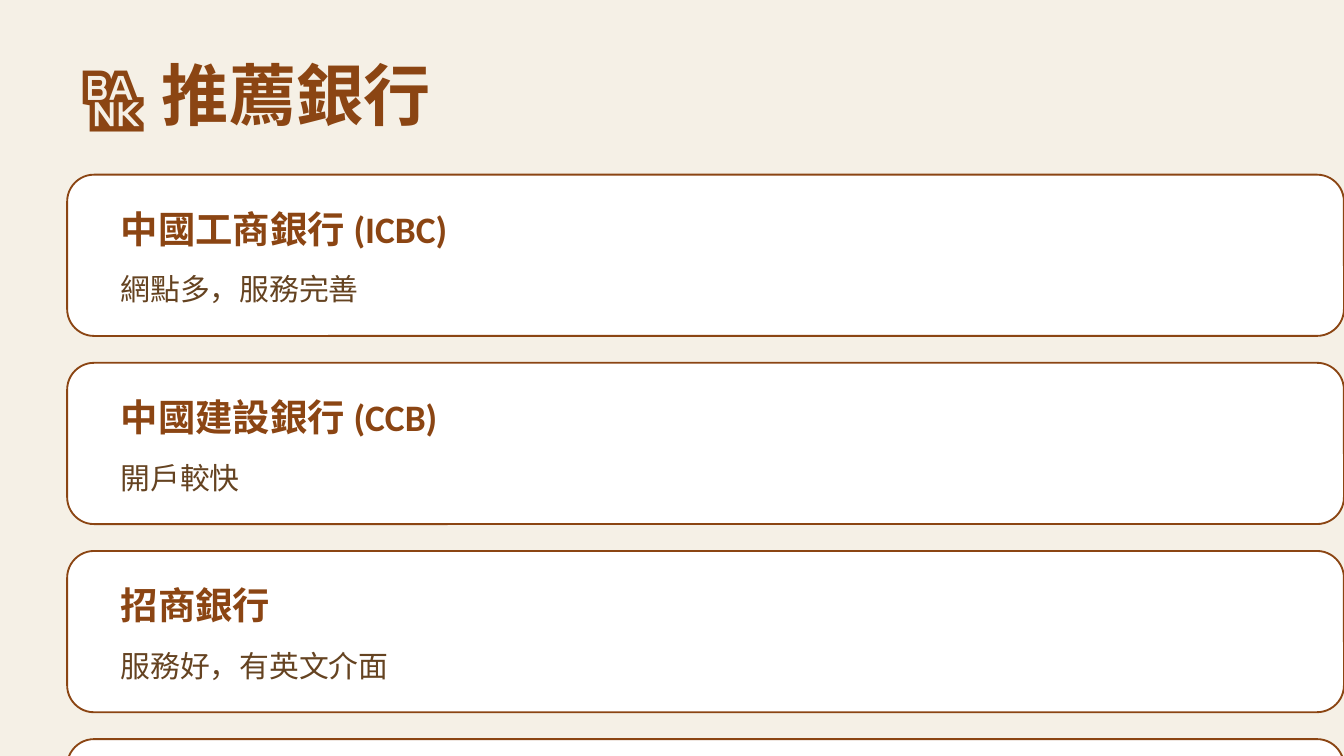
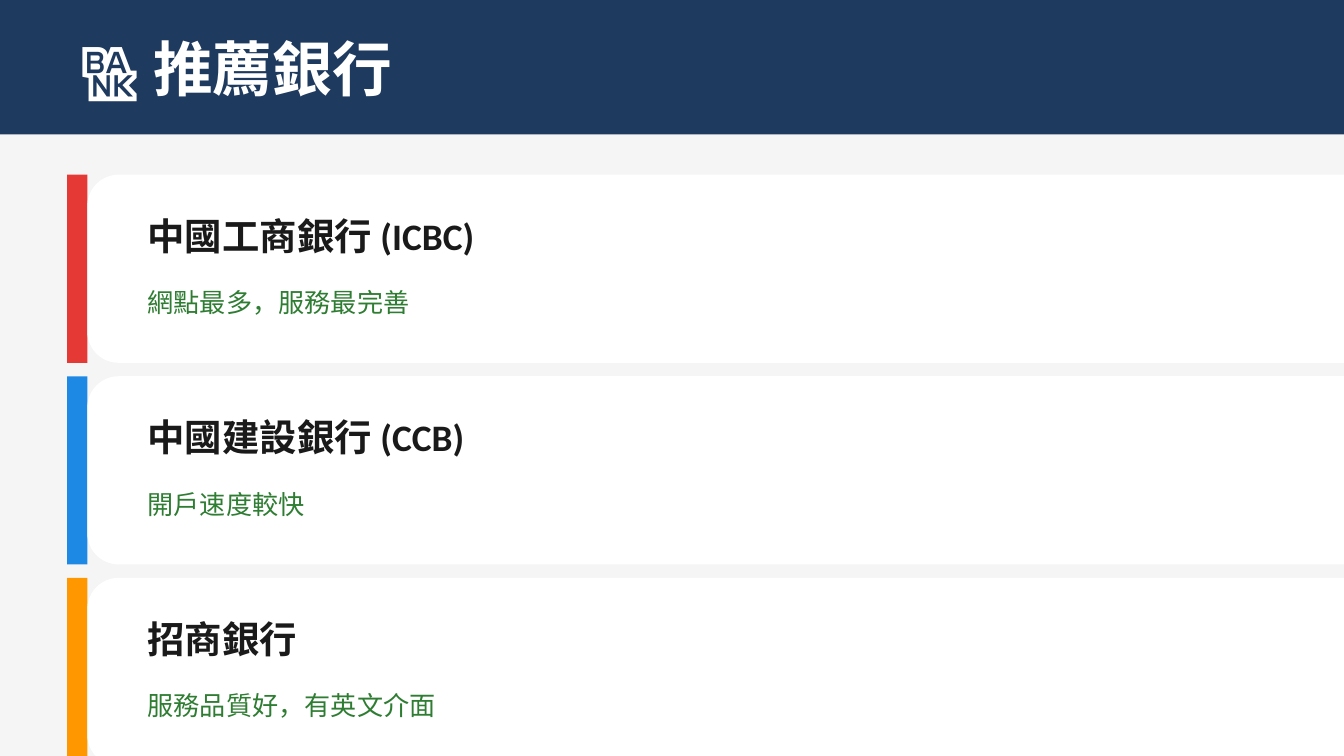
Before and after one commit to terryyehai/hongloumeng-reader, a slide deck: slide 3 of bank-account-guide.pptx. Drawn at 1344x756 pixels with LibreOffice and Linux fonts; fonts in the diff are those of the drawing. Boxes give left, top, right and bottom in pixels: in the first picture for what was removed or moved away, otherwise in the second. Text is boxed around its words. In the diff, an @@ line names an element or a change of style, - is before the commit and + after.

```diff
--- a/bank-account-guide.pptx
+++ b/bank-account-guide.pptx
@@ background #F5F0E6 to #F5F5F5 @@
@@ rectangle added at [0, 0, 1344, 134], fill #1E3A5F @@
@@ text "🏦 推薦銀行": place and size @@
-text "🏦 推薦銀行" at [162, 63, 431, 126]
+text "🏦 推薦銀行" at [153, 40, 392, 97]
@@ text "🏦 推薦銀行" at [153, 40, 392, 97]: size 36 to 32 pt, text colour #8B4513 to #FFFFFF @@
@@ rectangle added at [67, 175, 87, 363], fill #E53935 @@
@@ rounded rectangle at [87, 175, 1344, 363]: outline #8B4513 1 pt to none @@
@@ rounded rectangle: place and size @@
-rounded rectangle at [67, 175, 1344, 336]
+rounded rectangle at [87, 175, 1344, 363]
@@ text "中國工商銀行 (ICBC)": place and size @@
-text "中國工商銀行 (ICBC)" at [121, 211, 448, 249]
+text "中國工商銀行 (ICBC)" at [148, 218, 474, 256]
@@ text at [148, 290, 410, 315]: text changed; size 16 to 14 pt; text colour #654321 to #2E7D32 @@
-網點多，服務完善
+網點最多，服務最完善
@@ rounded rectangle removed at [67, 363, 1344, 524] @@
@@ rectangle added at [67, 376, 87, 564], fill #1E88E5 @@
@@ rounded rectangle: place and size @@
-rounded rectangle at [67, 551, 1344, 712]
+rounded rectangle at [87, 376, 1344, 564]
@@ rounded rectangle at [87, 376, 1344, 564]: outline #8B4513 1 pt to none @@
@@ text "中國建設銀行 (CCB)": place and size @@
-text "中國建設銀行 (CCB)" at [121, 399, 438, 437]
+text "中國建設銀行 (CCB)" at [148, 419, 464, 457]
@@ text at [148, 492, 305, 516]: text changed; size 16 to 14 pt; text colour #654321 to #2E7D32 @@
-開戶較快
+開戶速度較快
@@ rectangle added at [67, 578, 87, 756], fill #FF9800 @@
@@ rounded rectangle added at [87, 578, 1344, 756], fill #FFFFFF @@
@@ text colour #8B4513 to #1A1A1A in 3 elements at [148, 218, 474, 256], [148, 419, 464, 457], [148, 621, 298, 657] @@
@@ text "招商銀行": place and size @@
-text "招商銀行" at [121, 587, 271, 623]
+text "招商銀行" at [148, 621, 298, 657]
@@ text at [148, 693, 436, 718]: text changed; size 16 to 14 pt; text colour #654321 to #2E7D32 @@
-服務好，有英文介面
+服務品質好，有英文介面
@@ rounded rectangle removed at [67, 739, 1344, 756] @@
```
Also in this commit, not shown: 6 other slides changed.
